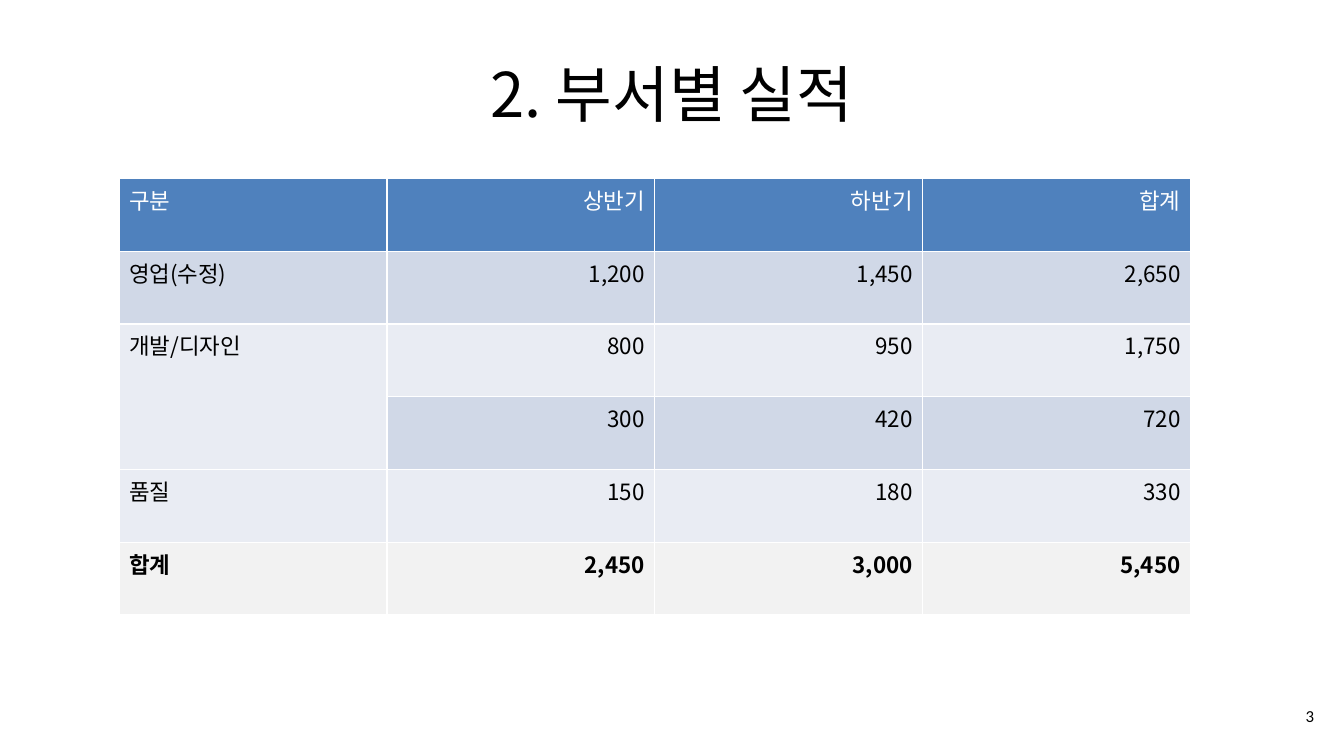
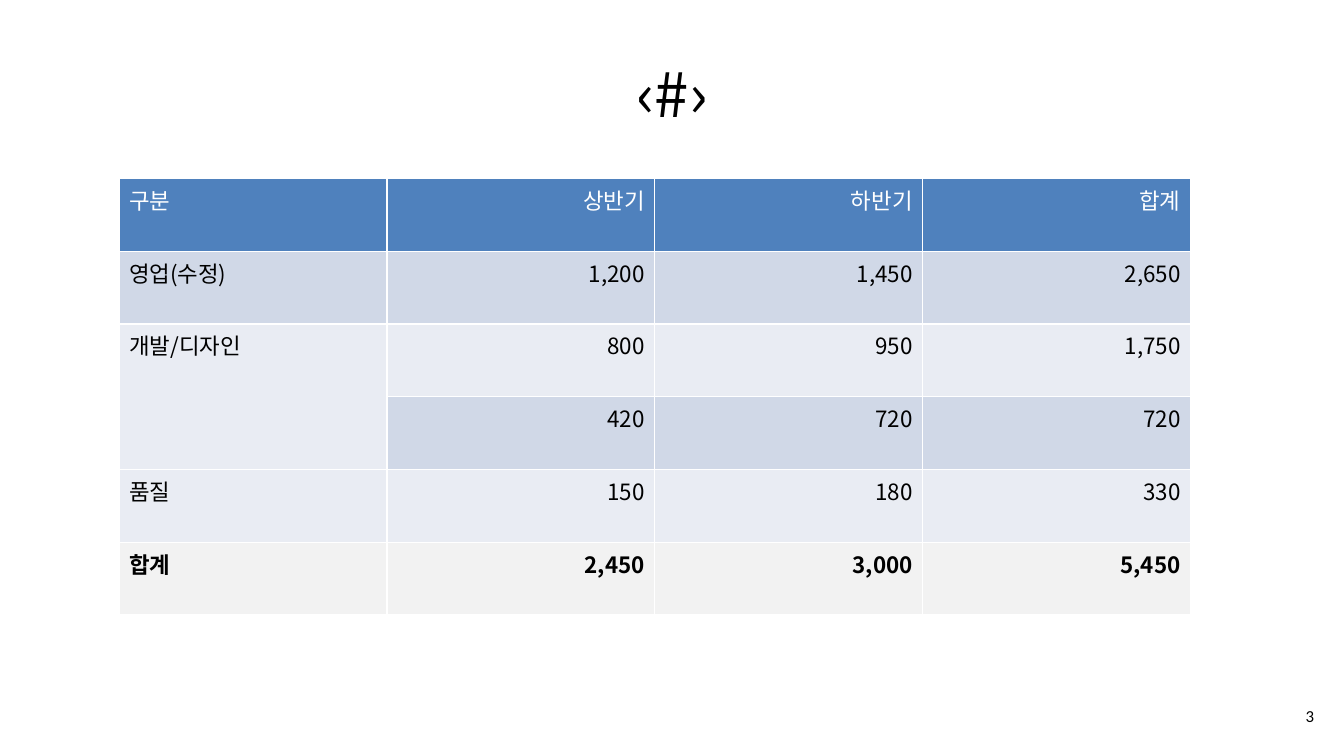
Before and after one commit to unrimit7/MyMemo-App, a slide deck: slide 3 of docs/office-upgrade/out/PPT_A_사업보고_한쇼_수정저장결과.pptx. Drawn at 1344x756 pixels with LibreOffice and Linux fonts; fonts in the diff are those of the drawing. Boxes give left, top, right and bottom in pixels: in the first picture for what was removed or moved away, otherwise in the second. Text is boxed around its words. In the diff, an @@ line names an element or a change of style, - is before the commit and + after.

```diff
--- a/docs/office-upgrade/out/PPT_A_사업보고_한쇼_수정저장결과.pptx
+++ b/docs/office-upgrade/out/PPT_A_사업보고_한쇼_수정저장결과.pptx
@@ title at (491,66,853,122): text changed @@
-2. 부서별 실적
+‹#›
@@ table at (119,178,1192,615) @@
-row 4, column 2: 300
+row 4, column 2: 420
-row 4, column 3: 420
+row 4, column 3: 720
```
Also in this commit, not shown: 7 other slides changed, 44 other files.
